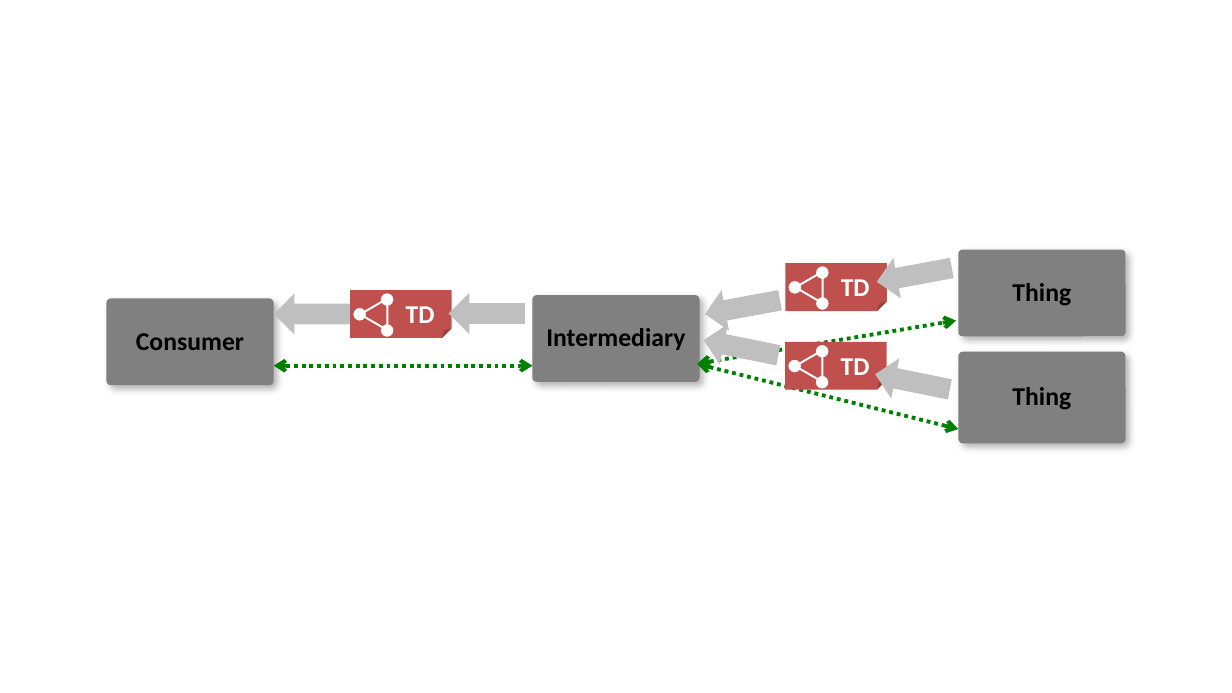
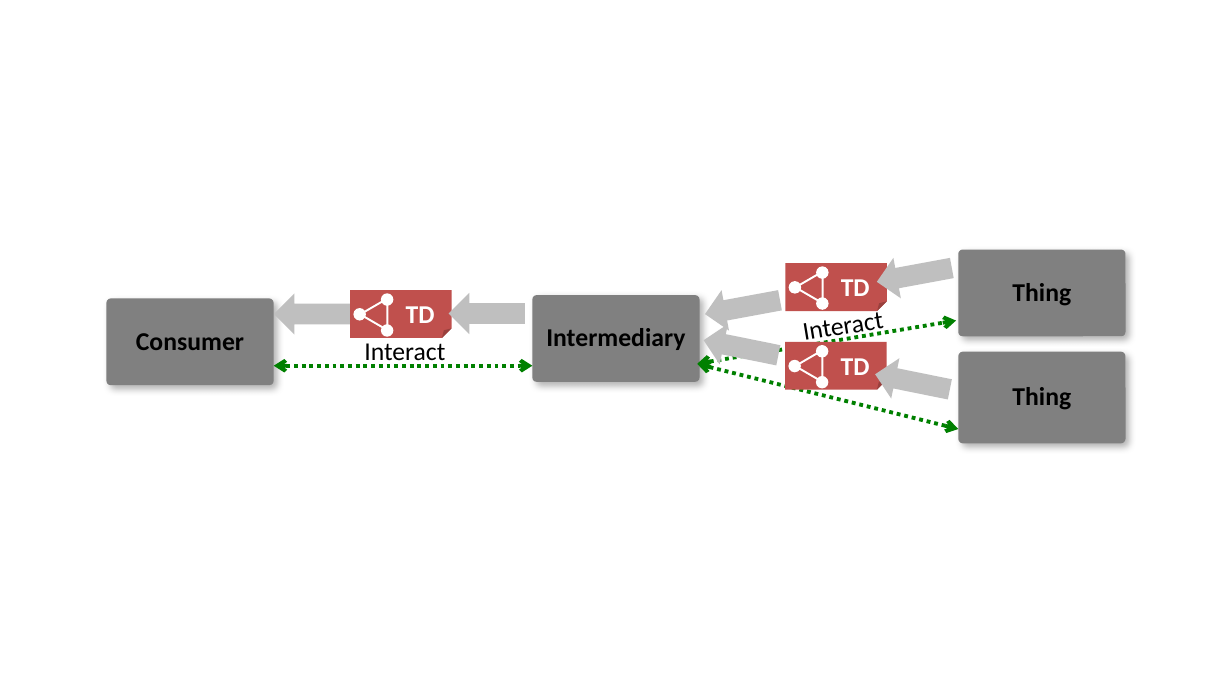
Before and after one commit to w3c/wot-architecture, a slide deck: slide 3 of images/architecture/arch-cr.pptx. Drawn at 1232x693 pixels with LibreOffice and Linux fonts; fonts in the diff are those of the drawing. Boxes give left, top, right and bottom in pixels: in the first picture for what was removed or moved away, otherwise in the second. Text is boxed around its words. In the diff, an @@ line names an element or a change of style, - is before the commit and + after.

```diff
--- a/images/architecture/arch-cr.pptx
+++ b/images/architecture/arch-cr.pptx
@@ text added at (804,309,884,347), 20 pt, text #000000 @@
+Interact
@@ text added at (364,343,445,366), 20 pt, text #000000 @@
+Interact
```
Also in this commit, not shown: 1 other slide changed, 1 other file.
